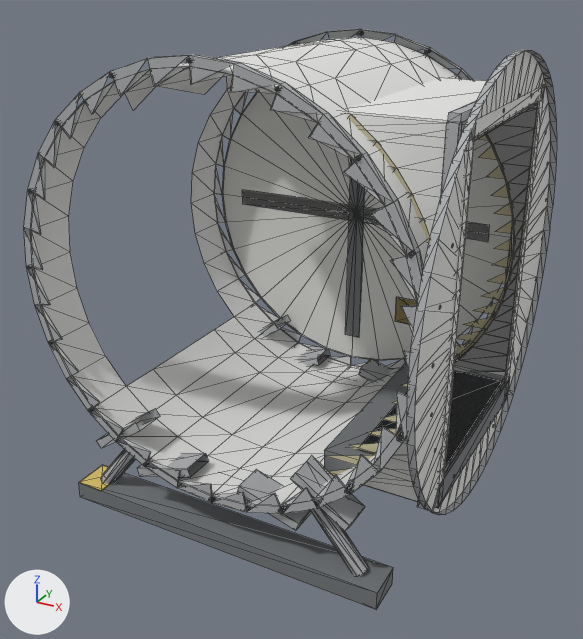
What one commit did to the glTF model models/kit/habWindowJRb_steel.glb.
Before and after are seen from a camera (50 mm lens) standing at (2.39, -4.32, 3.35) and looking at (0.06, -0.1, 1.24). Every picture has the same lights, and +X, +Y and +Z are marked at lower left. The picture after the commit comes second. Mesh edges are drawn as thin lines. Vertices at exactly the same position are counted once.

The first picture shows 'habWindowJRb_steel'.
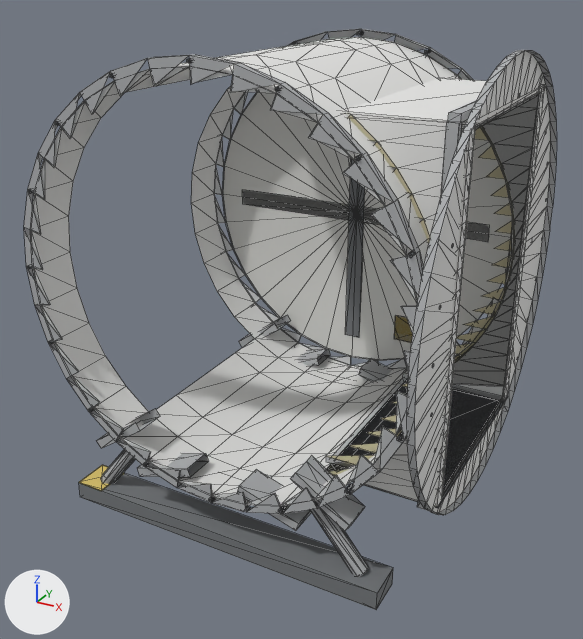
Where the change shows, as pixel boxes (x1, y1, x2, y2) in the pictures (583 x 639 px; the box of a moved part takes in the faces that stretch with it):
part 1 of me_base, moved or reshaped: before (395, 297, 417, 324); after (394, 316, 413, 342)
part 2 of me_base, deleted: before (126, 317, 254, 411)
part 3 of me_base, deleted: before (125, 74, 233, 110)
part 4 of me_base, moved or reshaped: before (324, 361, 514, 515); after (326, 373, 514, 515)
part 5 of me_base, moved or reshaped: (342, 51, 553, 147) in both

The edits, one by one:
me_base is used by ob_habwindowjrb_steel; location (0.0, 0.0, 0.0).
Verts and faces of me_base; kept vertices keep their numbers, new ones are numbered from 1807.
Before the commit, vertices of me_base: 23 (-0.69, 0.67, 0.61) at pixel (254, 338), 25 (-0.88, 0.67, 0.77) at pixel (234, 316), 70 (-0.69, 0.38, 0.61) at pixel (235, 352), 71 (-0.88, 0.38, 0.77) at pixel (214, 329), 85 (-0.69, -0.38, 0.61) at pixel (176, 395).
Before the commit, vertices of me_base: 86 (-0.88, -0.38, 0.77) at pixel (153, 369), 101 (-0.69, -0.67, 0.61), 102 (-0.88, -0.67, 0.77) at pixel (126, 386).
Before the commit, vertices of me_base: 41 (-0.88, 0.67, 2.53) at pixel (227, 89), 43 (-0.69, 0.67, 2.69), 72 (-0.69, 0.38, 2.69), 87 (-0.88, 0.38, 2.53) at pixel (204, 94), 88 (-0.69, -0.38, 2.69) at pixel (156, 86).
Before the commit, vertices of me_base: 103 (-0.88, -0.38, 2.53) at pixel (133, 110), 104 (-0.69, -0.67, 2.69) at pixel (124, 92).
me_base had 1807 vertices, 2577 faces and spanned x -1.3..1.35, y -1.3..1.3, z 0.0..2.95.
me_base now has 1755 vertices, 2525 faces and spans x -1.3..1.35, y -1.3..1.3, z 0.0..2.95.
me_base part 1: the loose piece of 8 vertices spanning x 0.35..0.75, y 1.02..1.03, z 0.85..1.05 is moved by (0.0, 0.0, -0.15).
Part 2, on me_base:
Vertices deleted: 71, 86 (with the faces that use them).
Faces deleted: (85, 101, 102).
Part 3, on me_base:
Vertices deleted: 87, 103 (with the faces that use them).
Faces deleted: (41, 72, 43).
Part 4, on me_base:
11 vertices are removed from x 0.62..1.31, y -0.71..0.62, z 0.73..0.8.
23 faces are deleted.
4 vertices in x 0.62..1.33, y -0.71..0.71, z 0.76..0.8 move by (0.0, 0.0, -0.15).
12 vertices move from x 1.31..1.35, y -0.77..0.77, z 0.6..0.8 to x 1.31..1.35, y -0.69..0.69, z 0.55..0.65.
7 vertices are added at x 0.59..1.31, y -0.71..0.62, z 0.61..0.65.
6 new faces join them, mat_clad.
13 new faces join them, mat_steel.
Part 5, on me_base:
3 vertices are removed from x 0.62..0.63, y -0.62..0.71, z 2.57..2.62.
7 faces are deleted.
14 vertices in x 0.62..1.32, y -0.71..0.71, z 2.6..2.62 move by (0.0, 0.0, 0.05).
10 vertices move from x 1.31..1.35, y -0.71..0.71, z 2.6..2.74 to x 1.31..1.35, y -0.69..0.69, z 2.65..2.75.
1 vertex is added at (0.62, 0.71, 2.67).
4 new faces join them, mat_clad.
Other edits to the shape of me_base do not show in these pictures.
